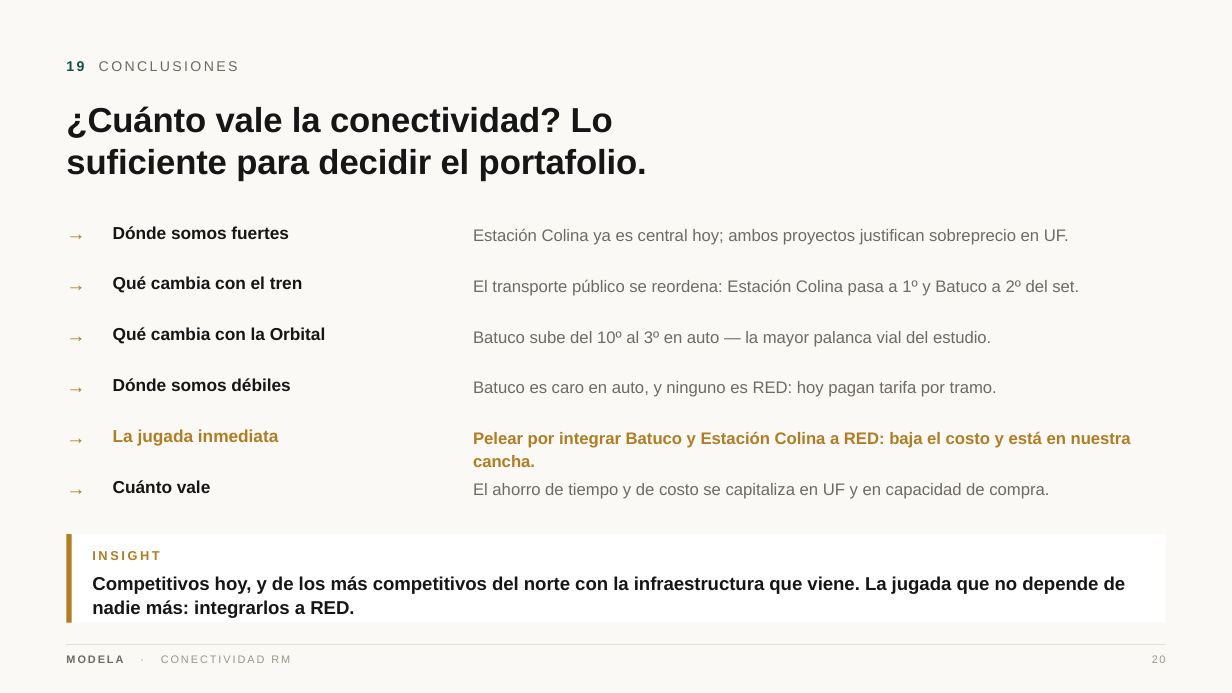
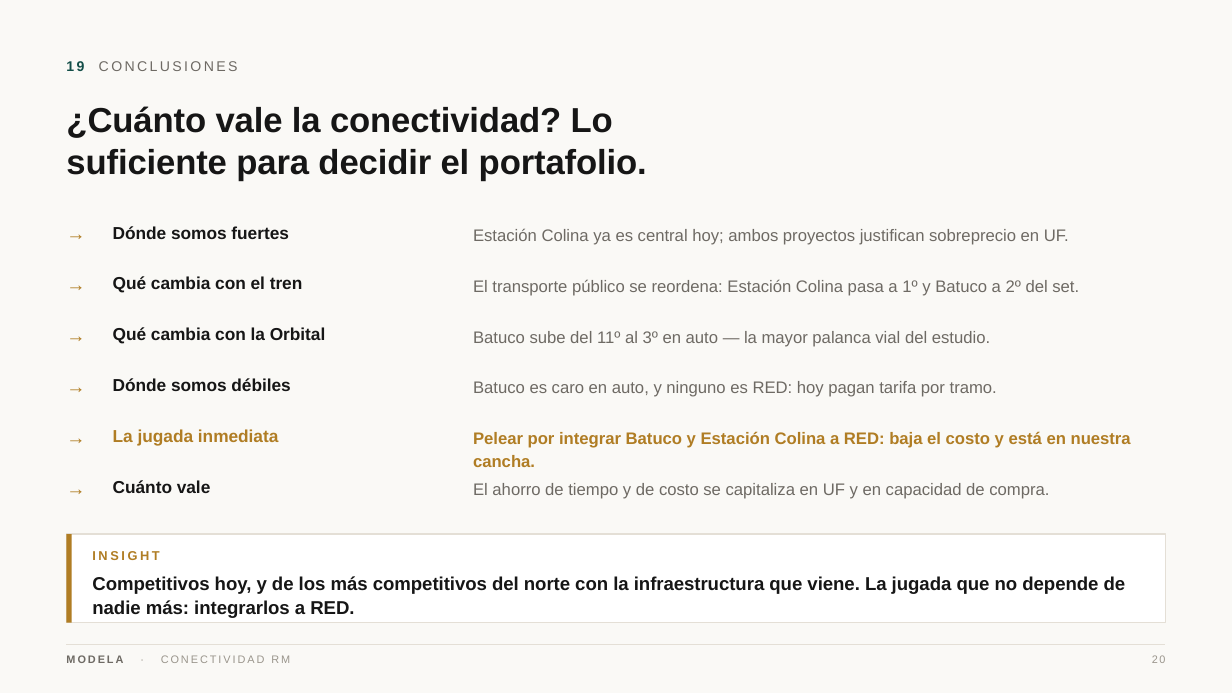
Before and after one commit to modela-simulador/modela-simulador, a slide deck: slide 20 of public/conectividad/Conectividad-Modela.pptx. Drawn at 1232x693 pixels with LibreOffice and Linux fonts; fonts in the diff are those of the drawing. Boxes give left, top, right and bottom in pixels: in the first picture for what was removed or moved away, otherwise in the second. Text is boxed around its words. In the diff, an @@ line names an element or a change of style, - is before the commit and + after.

```diff
--- a/public/conectividad/Conectividad-Modela.pptx
+++ b/public/conectividad/Conectividad-Modela.pptx
@@ text at (473, 331, 990, 347): text changed @@
-Batuco sube del 10º al 3º en auto — la mayor palanca vial del estudio.
+Batuco sube del 11º al 3º en auto — la mayor palanca vial del estudio.
@@ rectangle at (67, 534, 1165, 623): outline none to #E4DFD6 1 pt @@
```
Also in this commit, not shown: 18 other slides changed, 42 other files.
